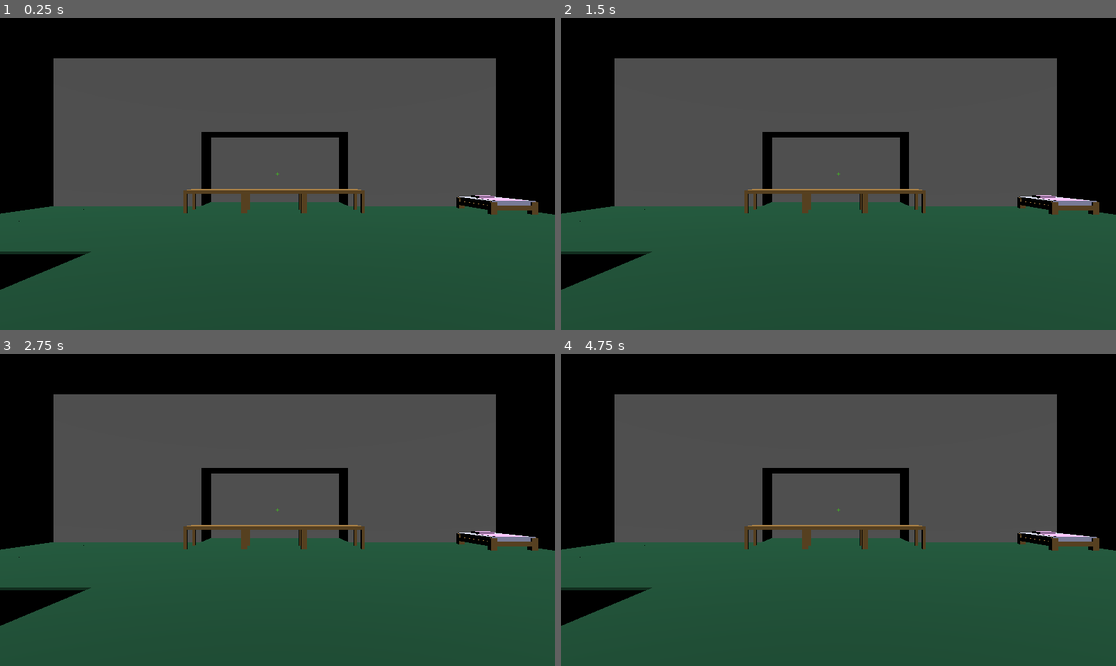
Above: before the commit, frames 1-4 (two rows, left to right).
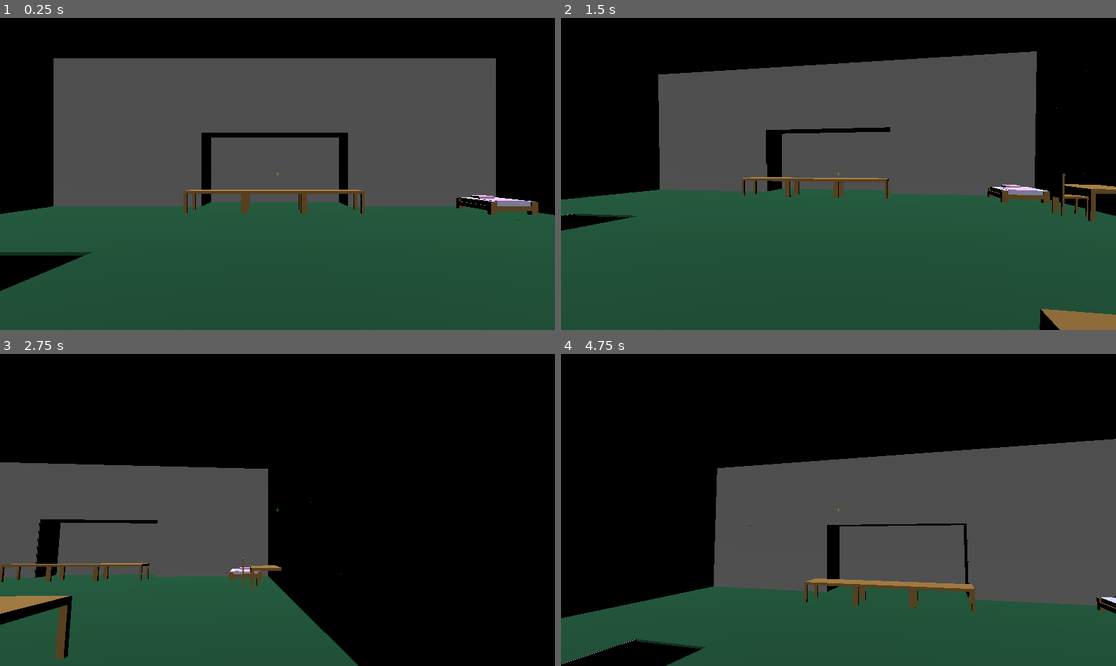
Above: after the commit, the same moments.

Repository: jamklex/3dshooter
Game: Godot game, scene res://scenes/ship/_main.tscn
Two runs of this game, one before a commit and one after it. Both use one fixed random seed, a clock stepped at 60 frames per second and the inputs below.
Inputs (mouse positions are in pixels of both pictures, inside the frame that each line leads up to):
- Up to frame 1 (0.25 s): no input
- Up to frame 2 (1.5 s): tap Enter at 0.5 s; move the mouse to (960, 158) at 0.52 s; hold D (right) 0.53-1.28 s; tap E (interact) at 0.6, 1.35 s; tap Space (jump) at 0.77 s; move the mouse to (727, 189) at 1.27 s; hold S (back) from 1.28 s (still down)
- Up to frame 3 (2.75 s): tap Space (jump) at 1.52 s; move the mouse to (333, 441) at 2.02 s; release S (back) at 2.03 s; hold D (right) from 2.03 s (still down); tap E (interact) at 2.1 s
- Up to frame 4 (4.75 s): move the mouse to (810, 572) at 2.77 s; release D (right) at 2.78 s; hold W (forward) 2.78-3.53 s; tap E (interact) at 2.85, 3.6, 4.35 s; tap Space (jump) at 3.02, 3.77, 4.52 s; move the mouse to (1005, 556) at 3.52 s; hold A (left) from 3.53 s (still down); move the mouse to (672, 463) at 4.27 s

The runs differ from the first frame. In frame 1, 0.5% of the frame differs, in the area x 0-100%, y 36-88%; in frame 2, 15%; in frame 3, 56%, in the area x 0-100%, y 7-100%; in frame 4, 45%.
Error before the commit: Parse Error: Could not parse global class "Player" from "res://assets/models/player/player.gd". (res://shared/scripts/worldUtil.gd:3)

Commit message:
fixed merge

Diff:
--- a/assets/models/player/player.gd
+++ b/assets/models/player/player.gd
@@ -1,7 +1,6 @@
 class_name Player
+extends CharacterBody3D
 
-extends CharacterBody3D
-class_name Player
 
 @export var speed := 7.0
 @export var jump_strength := 20.0
@@ -19,10 +18,8 @@
 func _ready():
 	Input.mouse_mode = Input.MOUSE_MODE_CAPTURED # locks mouse to screen
 	run_inventory = []
-
-func _ready():
 	WorldUtil.player = self
-	WorldUtil.playerCam = get_node("CameraArm/Camera")
+	WorldUtil.playerCam = get_node("Camera")
 
 func _exit_tree():
 	WorldUtil.player = null
